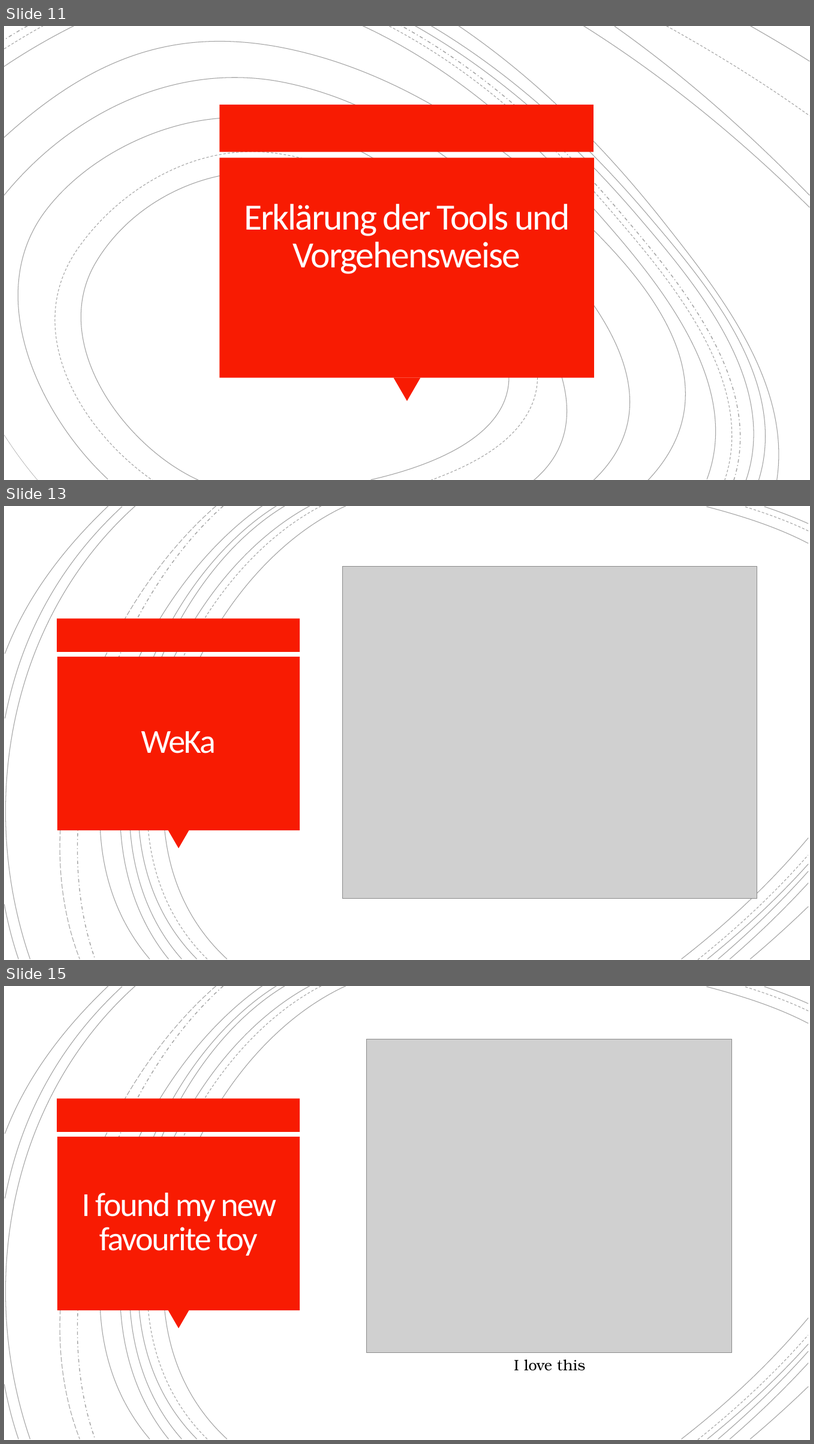
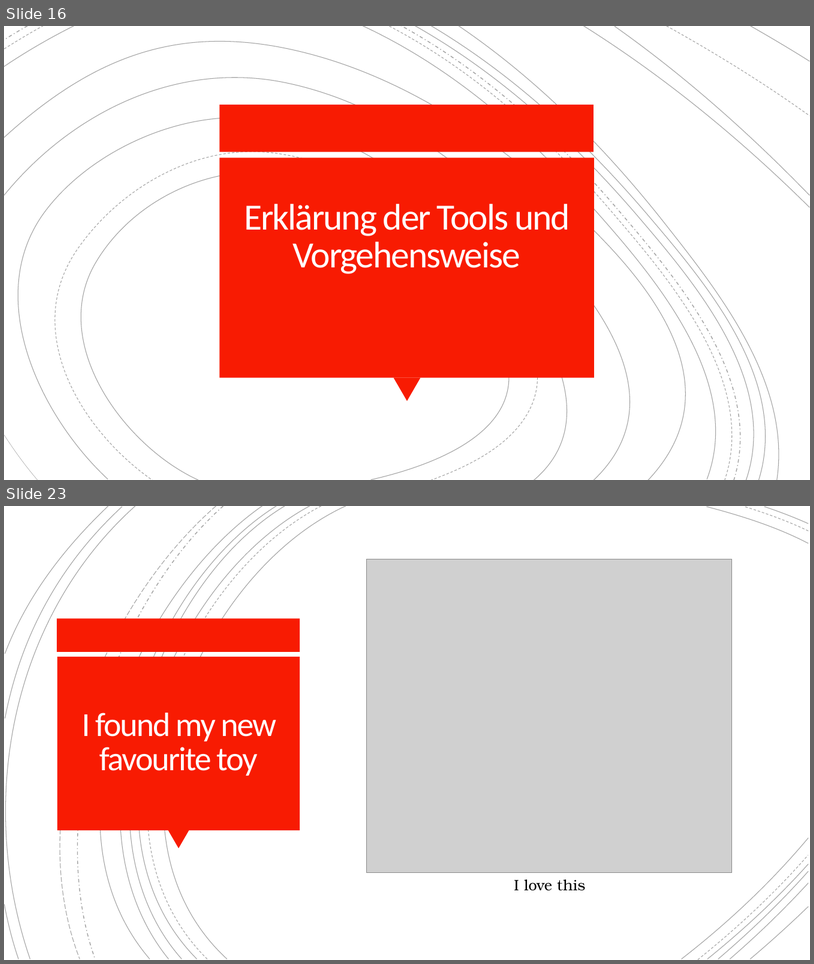
Before and after one commit to OstfriesenBI/PredmiRNA, a slide deck: presentation/projectpresentation.pptx. Shown one above the other, each under a label of ours: slides 11, 13 and 15 before the commit, slides 16 and 23 after it; the slides between them are not shown. The pictures are 814x1444 and 814x964 pixels, drawn with LibreOffice and Linux fonts; fonts in the diff are those of the drawing; grey boxes stand for pictures. Boxes give left, top, right and bottom in pixels: in the first picture for what was removed or moved away, otherwise in the second. Text is boxed around its words. In the diff, an @@ line names an element or a change of style, - is before the commit and + after.

```diff
--- a/presentation/projectpresentation.pptx
+++ b/presentation/projectpresentation.pptx
@@ slide 13 removed at (4,506,810,960), background #FFFFFF; not listed: 21 template elements that a slide beside it also shows @@
@@ group removed at (4,506,809,960): 21 freeform shapes @@
@@ picture removed at (343,567,758,898) @@
@@ rectangle removed at (57,619,300,652) @@
@@ rectangle removed at (57,657,300,830) @@
@@ title removed at (141,731,216,753) @@
-WeKa
@@ triangle removed at (168,830,189,849) @@
@@ what was slide 11 is now slide 16 @@
@@ what was slide 15 is now slide 23 @@
```
Also in this commit, not shown: 3 slides changed, 10 slides added, 1 other slide removed.
